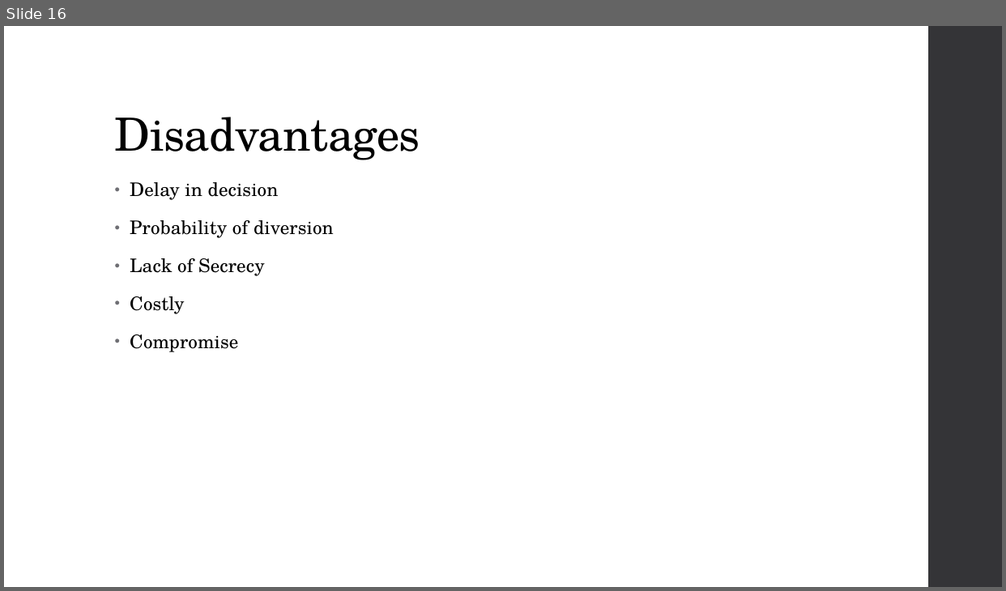
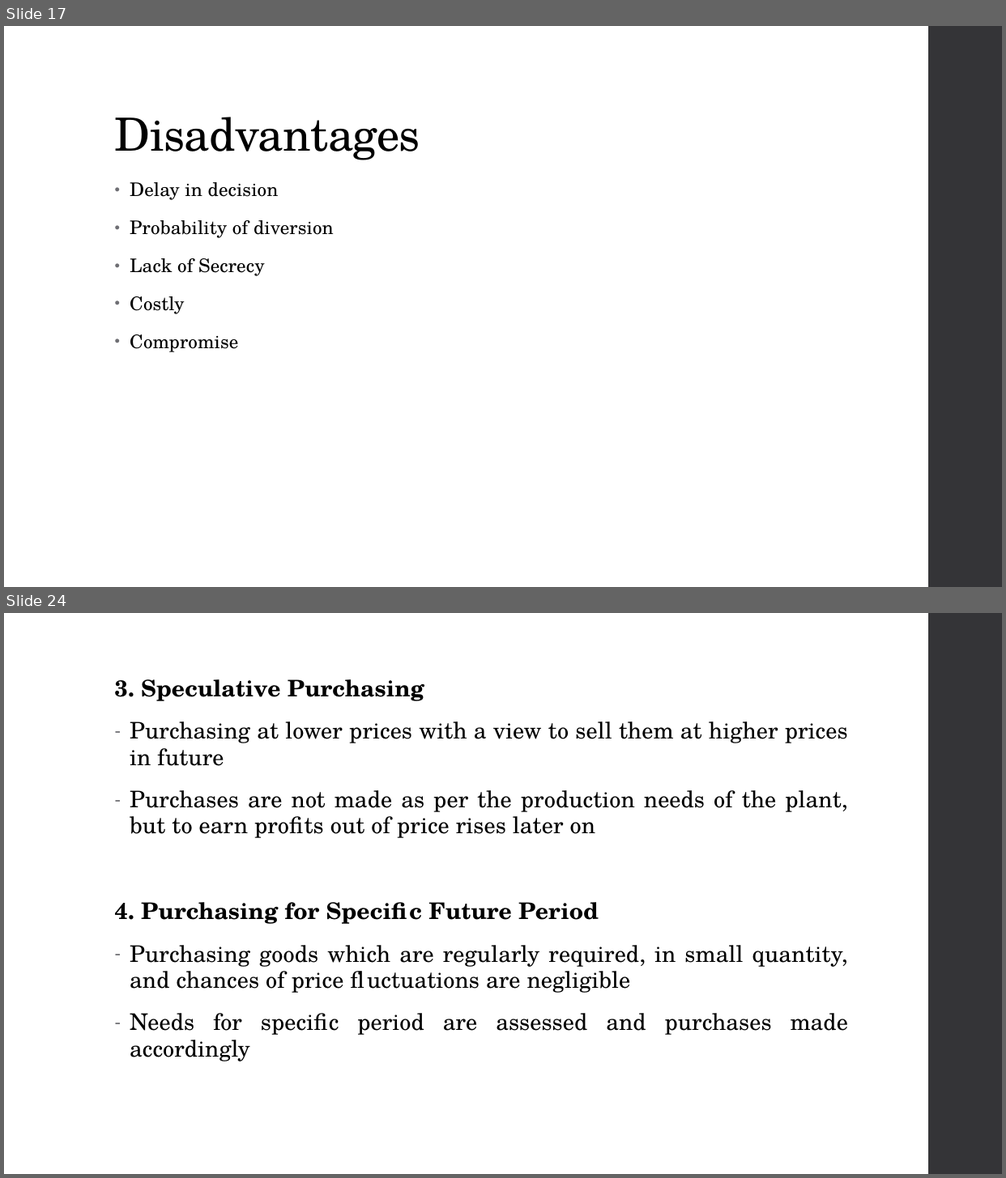
Before and after one commit to sujanW0W/MajorProject, a slide deck: Presentation3.pptx. Shown one above the other, each under a label of ours: slide 16 before the commit, slides 17 and 24 after it; the slides between them are not shown. The pictures are 1006x591 and 1006x1178 pixels, drawn with LibreOffice and Linux fonts; fonts in the diff are those of the drawing. Boxes give left, top, right and bottom in pixels: in the first picture for what was removed or moved away, otherwise in the second. Text is boxed around its words. In the diff, an @@ line names an element or a change of style, - is before the commit and + after.

Commit message:
Added Purchasing slides

```diff
--- a/Presentation3.pptx
+++ b/Presentation3.pptx
@@ slide 24 added at <box>4,613,1002,1174</box>, background #FFFFFF; not listed: 1 template element that a slide beside it also shows @@
@@ text added at <box>115,679,848,1062</box>, 22 pt, text #000000 @@
+3. Speculative Purchasing
+– Purchasing at lower prices with a view to sell them at higher prices in future
+– Purchases are not made as per the production needs of the plant, but to earn profits out of price rises later on
+4. Purchasing for Specific Future Period
+– Purchasing goods which are regularly required, in small quantity, and chances of price fluctuations are negligible
+– Needs for specific period are assessed and purchases made accordingly
@@ what was slide 16 is now slide 17 @@
```
Also in this commit, not shown: 9 other slides added.
